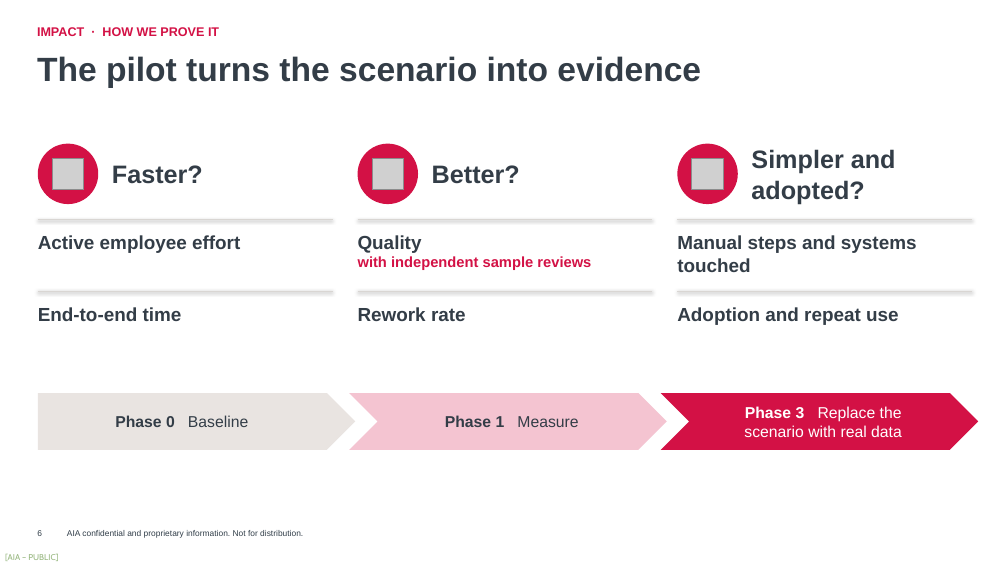
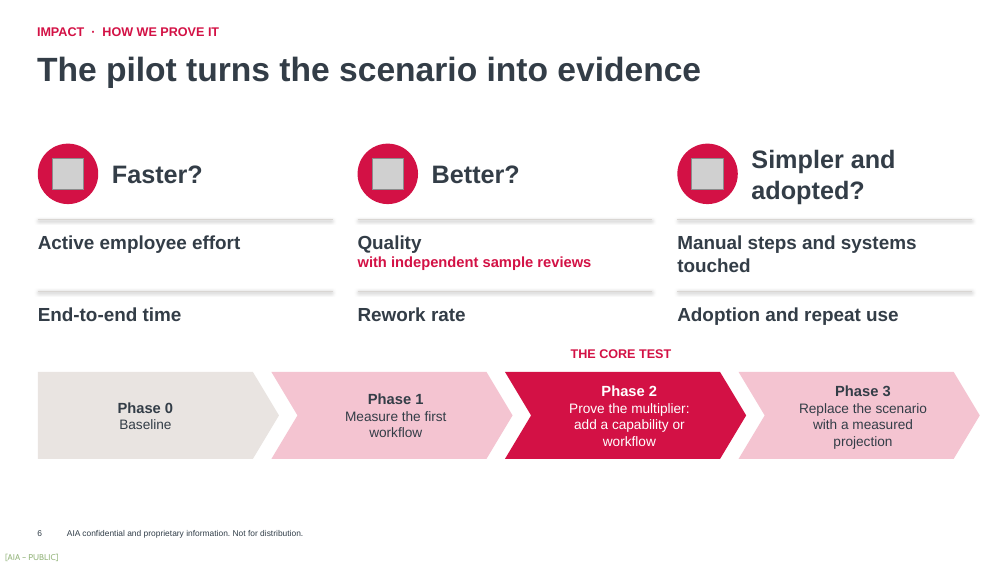
Before and after one commit to harrysokool/playground, a slide deck: slide 6 of ppt/group_inno_award/Riley_Submission_Deck_Opus.pptx. Drawn at 1008x567 pixels with LibreOffice and Linux fonts; fonts in the diff are those of the drawing; grey boxes stand for pictures; background and template pictures are left out. Boxes give left, top, right and bottom in pixels: in the first picture for what was removed or moved away, otherwise in the second. Text is boxed around its words. In the diff, an @@ line names an element or a change of style, - is before the commit and + after.

Commit message:
update ppt

```diff
--- a/ppt/group_inno_award/Riley_Submission_Deck_Opus.pptx
+++ b/ppt/group_inno_award/Riley_Submission_Deck_Opus.pptx
@@ text added at [571,349,671,358], 12 pt, text #D31145, bold @@
+THE CORE TEST
@@ pentagon arrow "Phase 0": place and size @@
-pentagon arrow "Phase 0" at [38,393,355,450]
+pentagon arrow "Phase 0" at [38,372,279,459]
@@ pentagon arrow "Phase 0" at [38,372,279,459]: proportions changed @@
@@ chevron "Phase 1" at [271,372,513,459]: proportions changed @@
@@ chevron "Phase 1": place and size @@
-chevron "Phase 1" at [349,393,667,450]
+chevron "Phase 1" at [271,372,513,459]
@@ chevron added at [505,372,746,459], fill #D31145, 13 pt, text #FFFFFF @@
+Phase 2
+Prove the multiplier: add a capability or workflow
@@ chevron "Phase 3": place and size @@
-chevron "Phase 3" at [661,393,979,450]
+chevron "Phase 3" at [739,372,980,459]
@@ chevron "Phase 3" at [739,372,980,459]: fill #D31145 to #F4C4D1; proportions changed @@
@@ text in chevron at [799,385,927,449]: text changed; size 15 to 13 pt; text colour #FFFFFF to #333D47 @@
-Phase 3 Replace the scenario with real data
+Phase 3
+Replace the scenario with a measured projection
@@ text in pentagon arrow at [118,402,173,429]: text changed; size 15 to 13 pt @@
-Phase 0 Baseline
+Phase 0
+Baseline
@@ text in chevron at [345,393,447,437]: text changed; size 15 to 13 pt @@
-Phase 1 Measure
+Phase 1
+Measure the first workflow
```
Also in this commit, not shown: 2 other slides changed.
